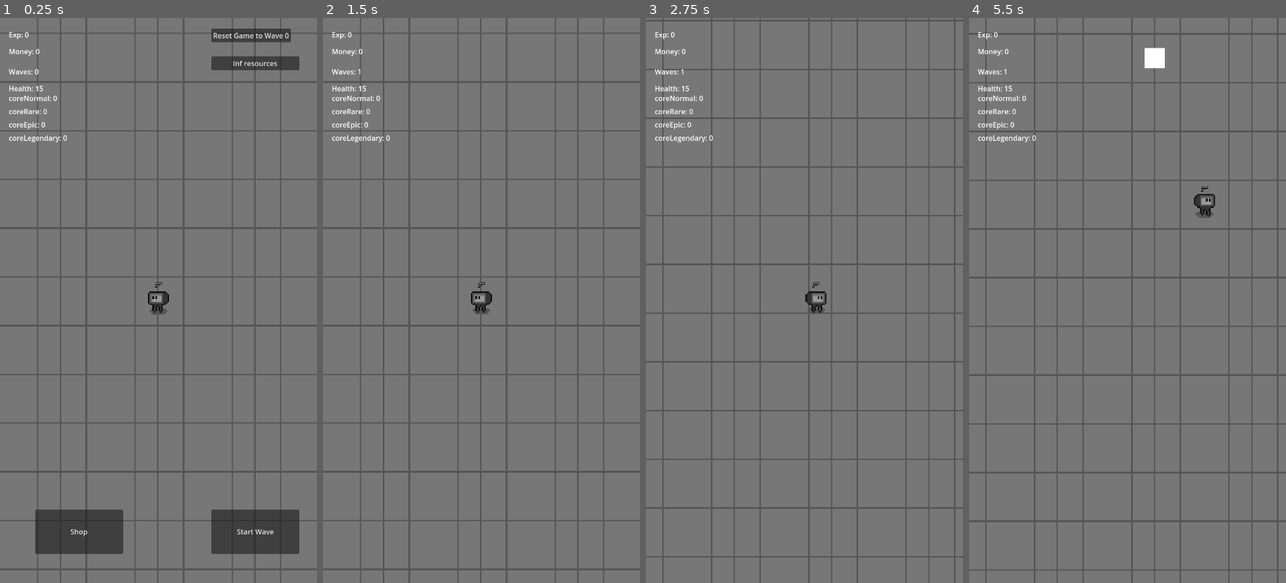
Above: before the commit, frames 1-4 (left to right).
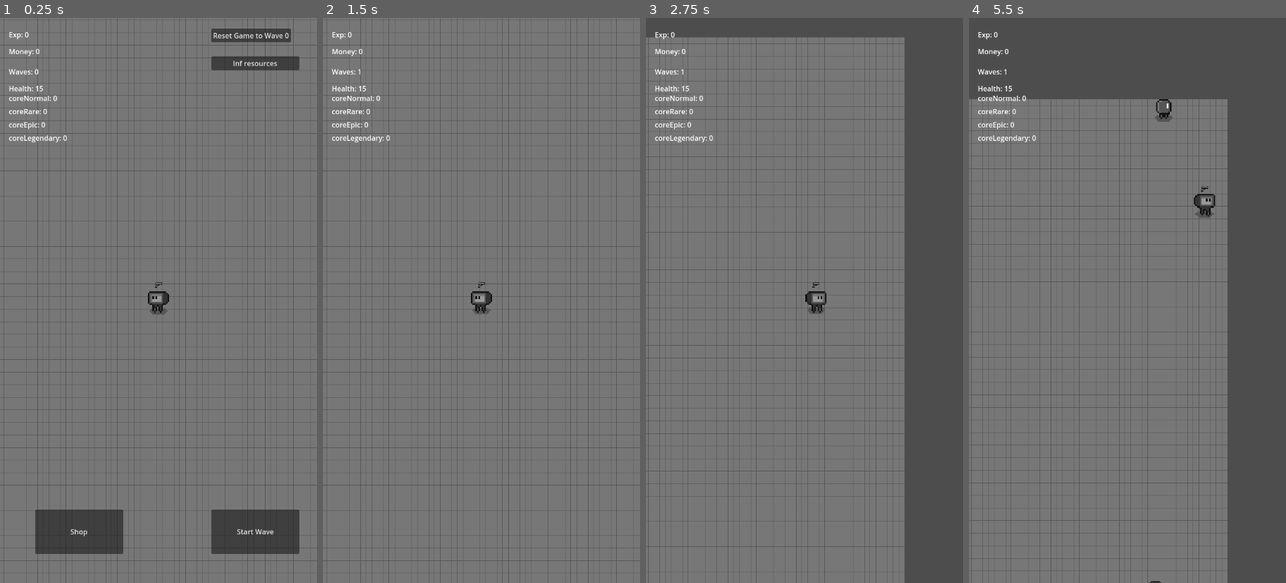
Above: after the commit, the same moments.

Repository: Davideee03/MobileComputing
Game: Godot game, scene res://Scenes/Towns/Town.tscn
Two runs of this game, one before a commit and one after it. Both use one fixed random seed, a clock stepped at 60 frames per second and the inputs below. Sound files missing from this copy of the repository are replaced by a short silence.
Inputs (mouse positions are in pixels of both pictures, inside the frame that each line leads up to):
- Up to frame 1 (0.25 s): no input
- Up to frame 2 (1.5 s): click "Start Wave" at 0.5 s; move the mouse to (551, 272) at 1.27 s; tap A (a) at 1.35 s; click (551, 272) at 1.42 s
- Up to frame 3 (2.75 s): tap Enter at 2 s; drag from (741, 328) to (804, 300) at 2.02 s
- Up to frame 4 (5.5 s): move the mouse to (1159, 176) at 2.77 s; tap A (a) at 2.85, 4.35 s; click (1159, 176) at 2.92 s; tap Space at 3.5 s; drag from (1111, 413) to (1140, 300) at 3.52 s; move the mouse to (1222, 385) at 4.27 s; click (1222, 385) at 4.42 s; drag from (1032, 215) to (1149, 34) at 5.02 s

The runs differ from the first frame. In frame 1, 7.1% of the frame differs, in the area x 0-100%, y 0-100%; in frame 2, 7.6%; in frame 3, 26%; in frame 4, 33%.

Commit message:
Divided the enemies based on the wave
Now every 10 waves a new enemy can spawn

Diff:
--- a/Scenes/Towns/Town.tscn
+++ b/Scenes/Towns/Town.tscn
@@ -49,7 +49,7 @@
 script = ExtResource("8_1d40r")
 
 [node name="Spawner" type="Node2D" parent="Player/Spawners" groups=["Spawner"]]
-position = Vector2(0, -800)
+position = Vector2(-1, -800)
 script = ExtResource("9_bfess")
 
 [node name="Spawner2" type="Node2D" parent="Player/Spawners" groups=["Spawner"]]
@@ -314,7 +314,8 @@
 
 [node name="TileMapLayer" type="TileMapLayer" parent="TileMap"]
 z_index = -10
-scale = Vector2(3, 3)
+position = Vector2(-3, 54)
+scale = Vector2(0.702171, 0.77389)
 tile_map_data = PackedByteArray("AADk/8z/AAAAAAAAAADk/83/AAAAAAEAAADk/87/AAAAAAIAAADk/8//AAAAAAMAAADl/8z/AAABAAAAAADl/8 …(90864 unchanged characters)…
 tile_set = SubResource("TileSet_edgt6")
 
--- a/Scripts/Enemies/Spawners.gd
+++ b/Scripts/Enemies/Spawners.gd
@@ -47,6 +47,8 @@
 
 #Set up the wave
 func set_up():
+	WaveController.set_enemies()
+
 	#Enemies are setted to zero
 	enemies_defeated = 0
 
--- a/Scripts/Global/Utilities.gd
+++ b/Scripts/Global/Utilities.gd
@@ -28,5 +28,5 @@
 	return randf_range(min_wait_time, max_wait_time)
 
 func choose_random_enemy():
-	var enemies = WaveController.enemies
+	var enemies = WaveController.current_enemies
 	return enemies.pick_random()
--- a/Scripts/Global/WaveController.gd
+++ b/Scripts/Global/WaveController.gd
@@ -3,6 +3,17 @@
 var enemies : Array[PackedScene] = [
 	preload("res://Scenes/Enemies/DefaultEnemy/EnemyDefault.tscn"),
 	preload("res://Scenes/Enemies/Dasher/Dasher.tscn"),
-	preload("res://Scenes/Enemies/Shooter/Shooter.tscn"),
-	preload("res://Scenes/Enemies/Giant/Giant.tscn")
+	preload("res://Scenes/Enemies/Giant/Giant.tscn"),
+	preload("res://Scenes/Enemies/Shooter/Shooter.tscn")
 ]
+
+var current_enemies : Array[PackedScene]
+
+func set_enemies():
+	var wave : int = Stats.current_wave
+	var wave_to_enemy : int = int(wave/10)
+	if wave_to_enemy+1>enemies.size(): return current_enemies
+	for i in wave_to_enemy+1:
+		if !current_enemies.has(enemies[wave_to_enemy]):
+			current_enemies.append(enemies[i])
+	return current_enemies
